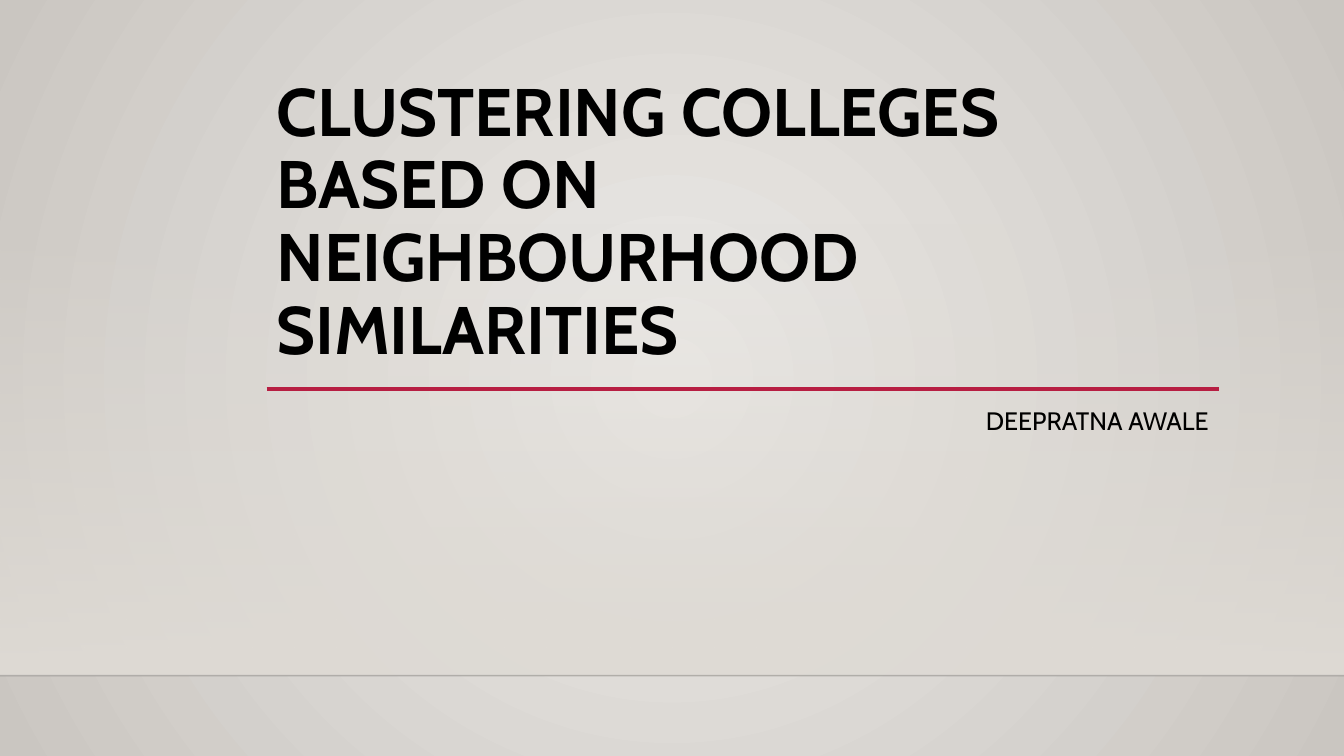
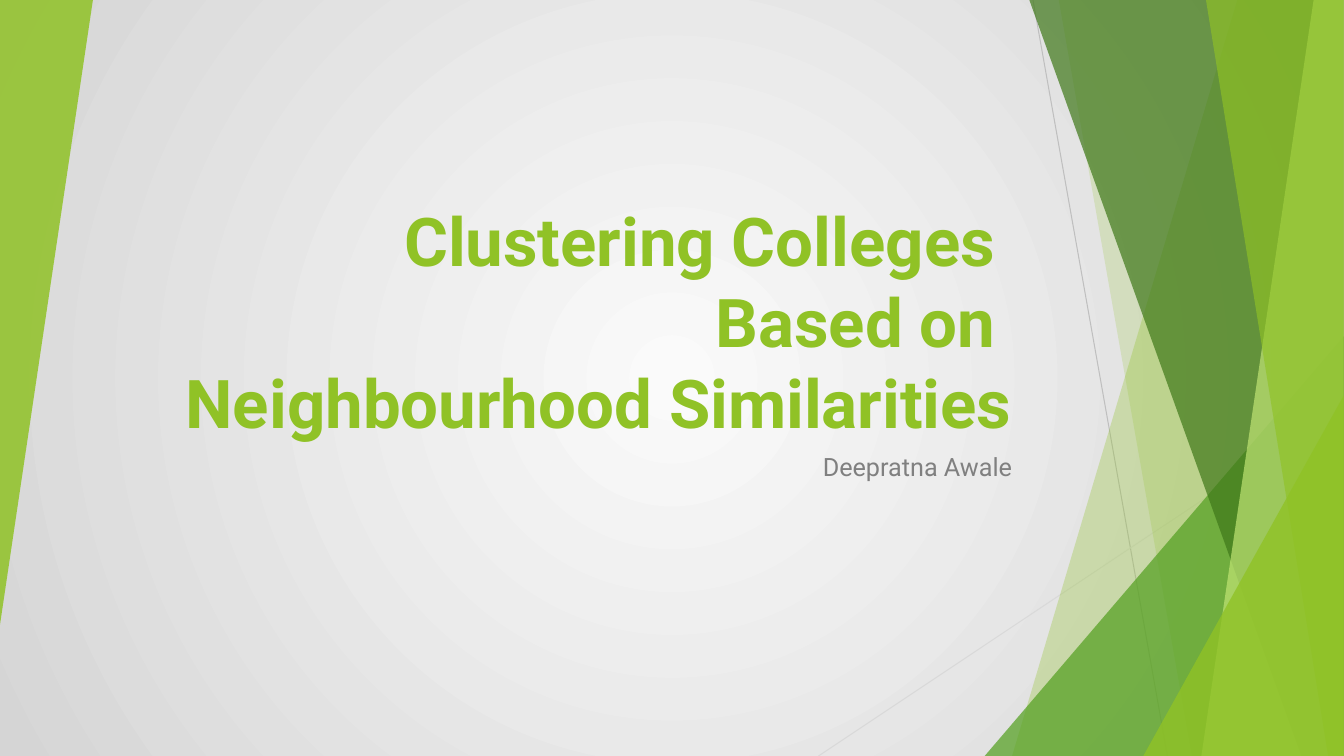
Before and after one commit to deepratnaawale/Capstone, a slide deck: slide 1 of Presentables/Clustering Colleges.pptx. Drawn at 1344x756 pixels with LibreOffice and Linux fonts; fonts in the diff are those of the drawing; background and template pictures are left out. Boxes give left, top, right and bottom in pixels: in the first picture for what was removed or moved away, otherwise in the second. Text is boxed around its words. In the diff, an @@ line names an element or a change of style, - is before the commit and + after.

```diff
--- a/Presentables/Clustering Colleges.pptx
+++ b/Presentables/Clustering Colleges.pptx
@@ background gradient #ECEAE7 to #CAC7C1 to gradient #FAFAFA to #D5D5D5 @@
@@ group added at box(0, 0, 1344, 756): 5 freeform shapes, 3 triangles, 2 lines @@
@@ rectangle removed at box(0, 223, 1344, 676) @@
@@ title at box(186, 215, 1011, 442): text changed; font Cabin to Roboto; text colour #000000 to #90C226 @@
-CLUSTERING COLLEGES
-BASED ON
-NEIGHBOURHOOD SIMILARITIES
+Clustering Colleges
+Based on
+Neighbourhood Similarities
@@ line removed from (266, 389) to (1219, 389) @@
@@ subtitle at box(823, 457, 1012, 481): text changed; font Cabin to Roboto; text colour #000000 to #808080 @@
-DEEPRATNA AWALE
+Deepratna Awale
@@ line removed from (0, 676) to (1344, 676) @@
```
Also in this commit, not shown: 11 other slides changed, 2 slides added, 1 other file.
